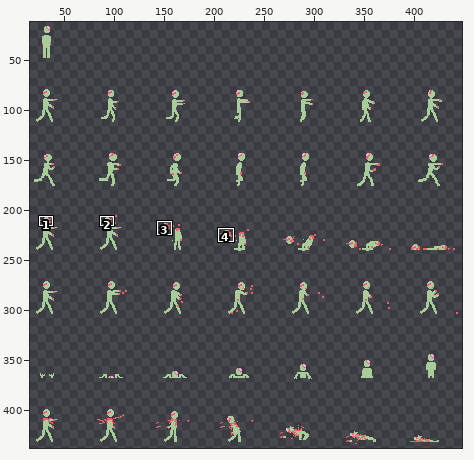
Sprite sheet, stored at assets/zombieSheet.png. Above: a wide view before the commit, with the close-up outlined.
Close-up. First the earlier version:
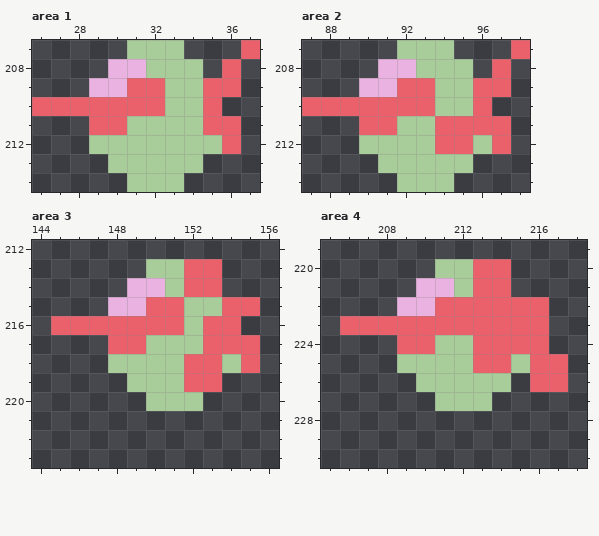
The file is 448x448 pixels. Shown: area 1: x 26..37, y 207..214; area 2: x 87..98, y 207..214; area 3: x 144..156, y 212..223; area 4: x 205..218, y 219..230. The wide view leaves out empty margins. The commit also changed other parts of the picture, which this record leaves out.
Now the later version:
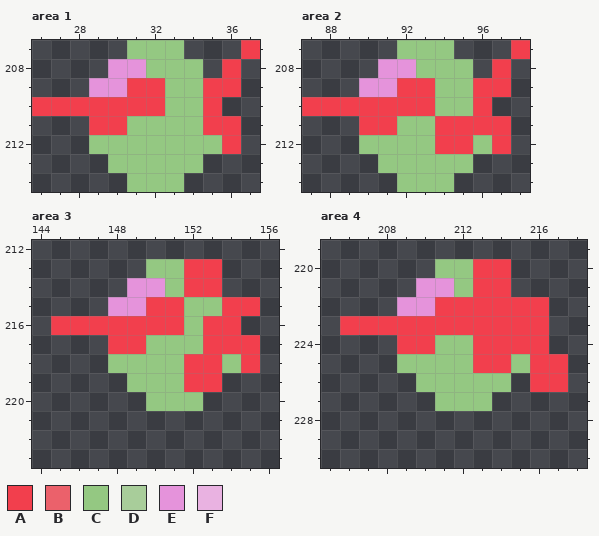
Palette (. is transparent): A #f23f4d  B #eb616b  C #94c882  D #a8cd9a  E #e593db  F #e9b2e1
The exact change:
Changed rows in their new state; - is an unchanged pixel.
Area 1:
first column x 26:
207 -----CCC---A
208 ----EECCC-A-
209 ---EEAACCAA-
210 AAAAAAACCA--
211 ---AACCCCAA-
212 ---CCCCCCCA-
213 ----CCCCC---
214 -----CCC----
Area 2:
first column x 87:
207 -----CCC---A
208 ----EECCC-A-
209 ---EEAACCAA-
210 AAAAAAACCA--
211 ---AACCAAAA-
212 ---CCCCAACA-
213 ----CCCCC---
214 -----CCC----
Area 3:
first column x 145:
213 -----CCAA--
214 ----EECAA--
215 ---EEAACCAA
216 AAAAAAACAA-
217 ---AACCCAAA
218 ---CCCCAACA
219 ----CCCAA--
220 -----CCC---
Area 4:
first column x 206:
220 -----CCAA---
221 ----EECAA---
222 ---EEAAAAAA-
223 AAAAAAAAAAA-
224 ---AACCAAAA-
225 ---CCCCAACAA
226 ----CCCCC-AA
227 -----CCC----
Boxes around the changes in both close-ups, in picture pixels (x1, y1, x2, y2):
changed: (32, 40, 260, 192)
changed: (302, 40, 530, 192)
changed: (51, 259, 260, 411)
changed: (340, 259, 568, 411)
